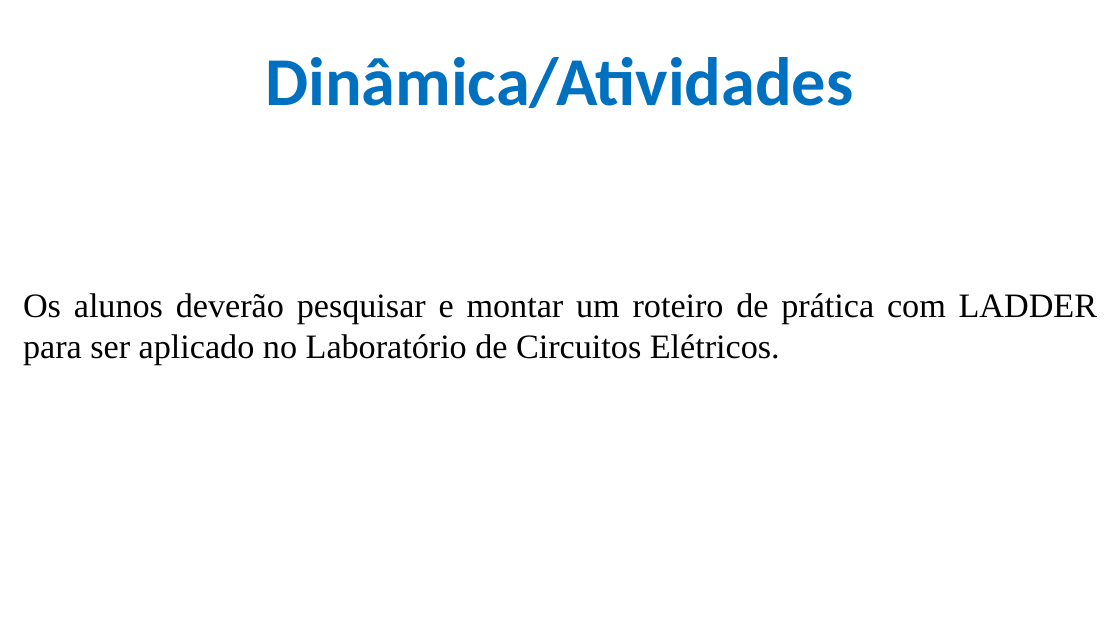
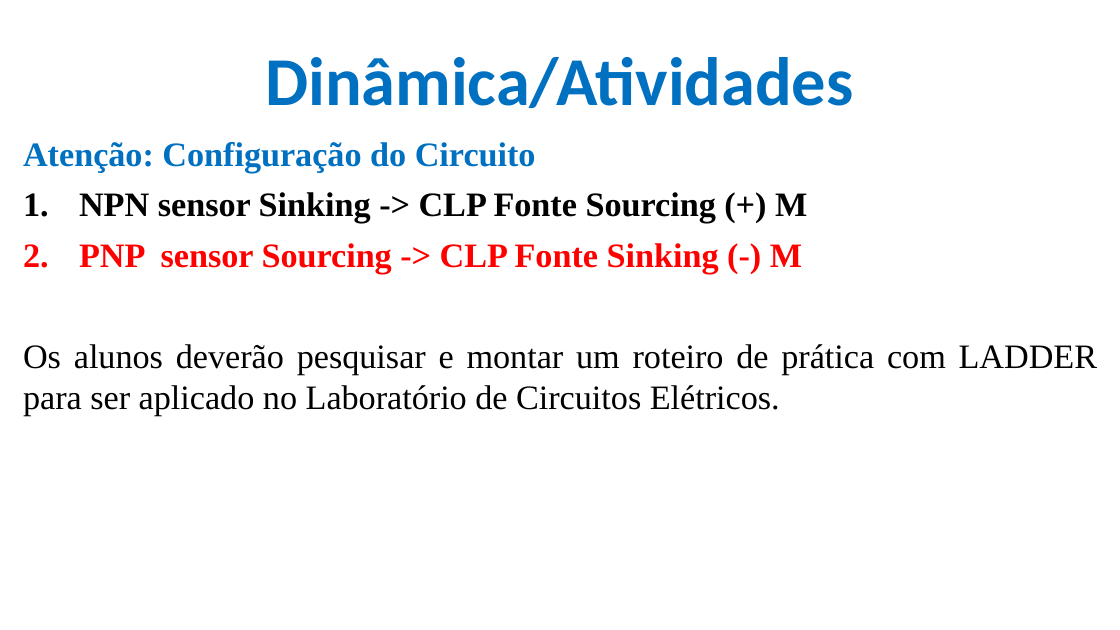
Before and after one commit to CloudEducationBrazil/WydenUniRuyControladoresLogicosProgCLP, a slide deck: slide 12 of 01 Classes/Aula5 - CLP - Programação - Ling LADER Aplicações e Prática.pptx (slide 10 before the commit). Drawn at 1120x630 pixels with LibreOffice and Linux fonts; fonts in the diff are those of the drawing; background and template pictures are left out. Boxes give left, top, right and bottom in pixels: in the first picture for what was removed or moved away, otherwise in the second. Text is boxed around its words. In the diff, an @@ line names an element or a change of style, - is before the commit and + after.

```diff
--- a/01 Classes/Aula5 - CLP - Programação - Ling LADER Aplicações e Prática.pptx
+++ b/01 Classes/Aula5 - CLP - Programação - Ling LADER Aplicações e Prática.pptx
@@ text at [23,142,807,274]: paragraphs added @@
+Atenção: Configuração do Circuito
+1. NPN sensor Sinking -> CLP Fonte Sourcing (+) M
+2. PNP sensor Sourcing -> CLP Fonte Sinking (-) M
```
Also in this commit, not shown: 2 slides added.
